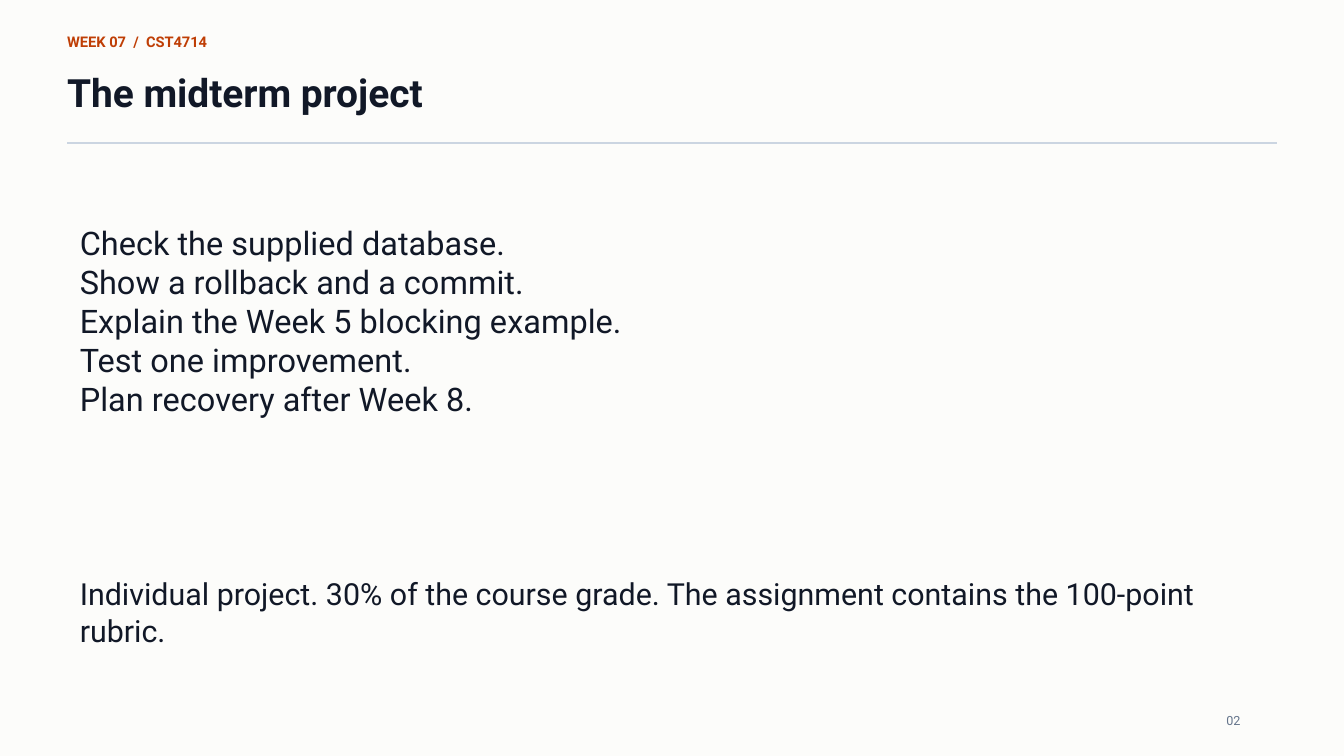
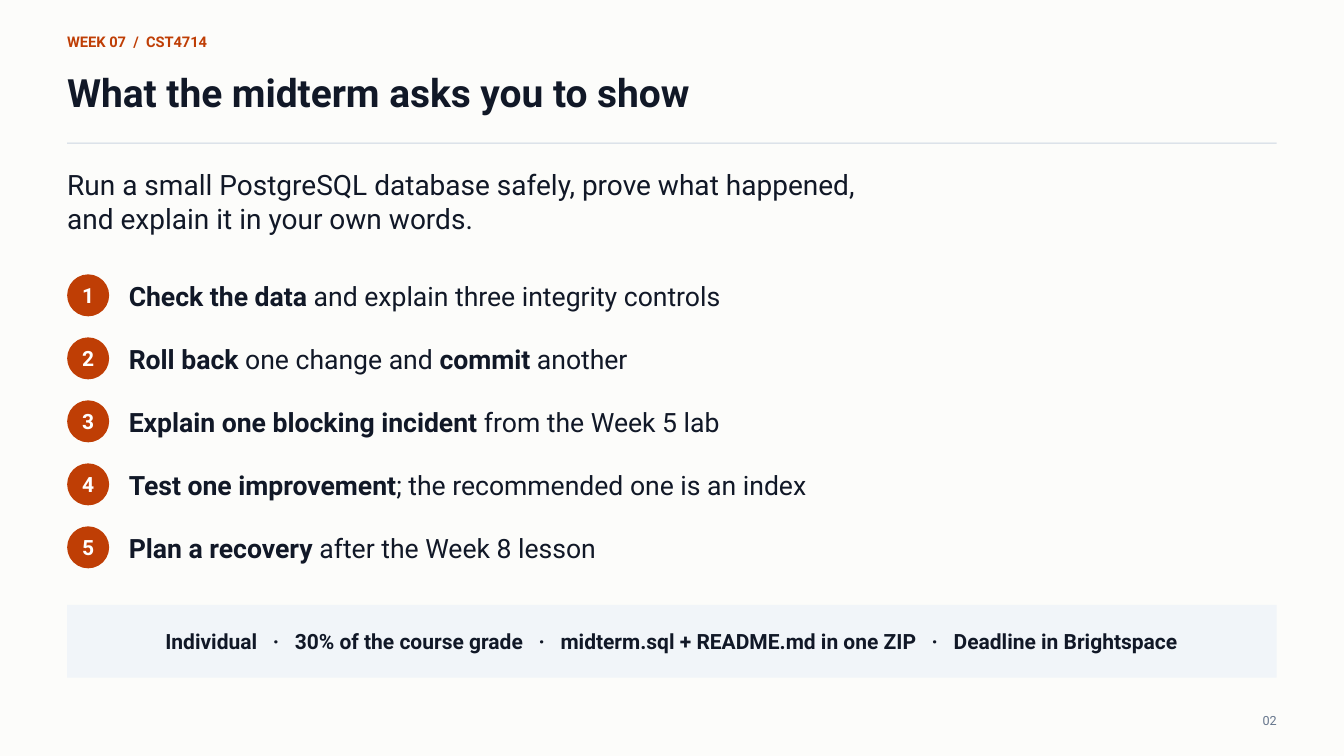
Before and after one commit to lolusername/CST4714_DB_admin, a slide deck: slide 2 of week_07/week_07_query_plans_index_design.pptx. Drawn at 1344x756 pixels with LibreOffice and Linux fonts; fonts in the diff are those of the drawing. Boxes give left, top, right and bottom in pixels: in the first picture for what was removed or moved away, otherwise in the second. Text is boxed around its words. In the diff, an @@ line names an element or a change of style, - is before the commit and + after.

```diff
--- a/week_07/week_07_query_plans_index_design.pptx
+++ b/week_07/week_07_query_plans_index_design.pptx
@@ text at [67, 77, 689, 116]: text changed @@
-The midterm project
+What the midterm asks you to show
@@ rectangle at [68, 143, 1277, 144]: outline #CBD5E1 0 pt to none @@
@@ text added at [67, 173, 855, 235], 20 pt, text #111827 @@
+Run a small PostgreSQL database safely, prove what happened,
+and explain it in your own words.
@@ text removed at [80, 230, 622, 418] @@
-Check the supplied database.
-Show a rollback and a commit.
-Explain the Week 5 blocking example.
-Test one improvement.
-Plan recovery after Week 8.
@@ ellipse added at [68, 274, 110, 317], fill #BF3E05, 15 pt, text #FFFFFF, bold @@
+1
@@ text added at [129, 286, 720, 312], 19 pt, text #111827 @@
+Check the data and explain three integrity controls
@@ ellipse added at [68, 338, 110, 380], fill #BF3E05, 15 pt, text #FFFFFF, bold @@
+2
@@ text added at [129, 349, 628, 375], 19 pt, text #111827 @@
+Roll back one change and commit another
@@ ellipse added at [68, 400, 110, 443], fill #BF3E05, 15 pt, text #FFFFFF, bold @@
+3
@@ text added at [129, 411, 720, 438], 19 pt, text #111827, bold @@
+Explain one blocking incident from the Week 5 lab
@@ ellipse added at [68, 464, 110, 506], fill #BF3E05, 15 pt, text #FFFFFF, bold @@
+4
@@ text added at [129, 475, 806, 501], 19 pt, text #111827 @@
+Test one improvement; the recommended one is an index
@@ ellipse added at [68, 526, 110, 569], fill #BF3E05, 15 pt, text #FFFFFF, bold @@
+5
@@ text added at [129, 537, 596, 564], 19 pt, text #111827 @@
+Plan a recovery after the Week 8 lesson
@@ text "Individual · 30% of the ..." at [165, 633, 1178, 654]: vertical alignment top to middle @@
@@ rectangle added at [68, 605, 1277, 678], fill #F1F5F9 @@
@@ text at [165, 633, 1178, 654]: text changed; size 21.8 to 15 pt; bold on @@
-Individual project. 30% of the course grade. The assignment contains the 100-point rubric.
+Individual · 30% of the course grade · midterm.sql + README.md in one ZIP · Deadline in Brightspace
@@ text "02" at [1263, 716, 1277, 725]: alignment left to right @@
```
Also in this commit, not shown: 2 other slides changed, 16 slides added, 2 slides removed, 5 other files.
